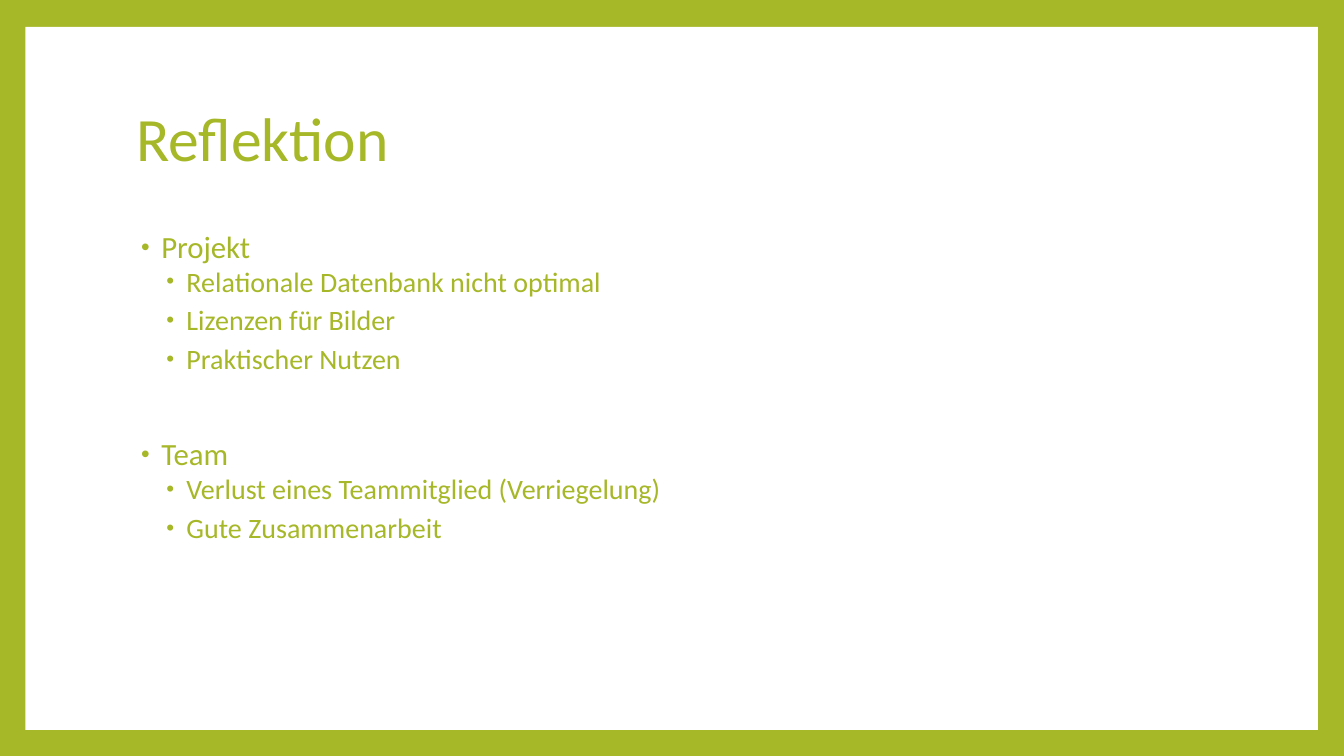
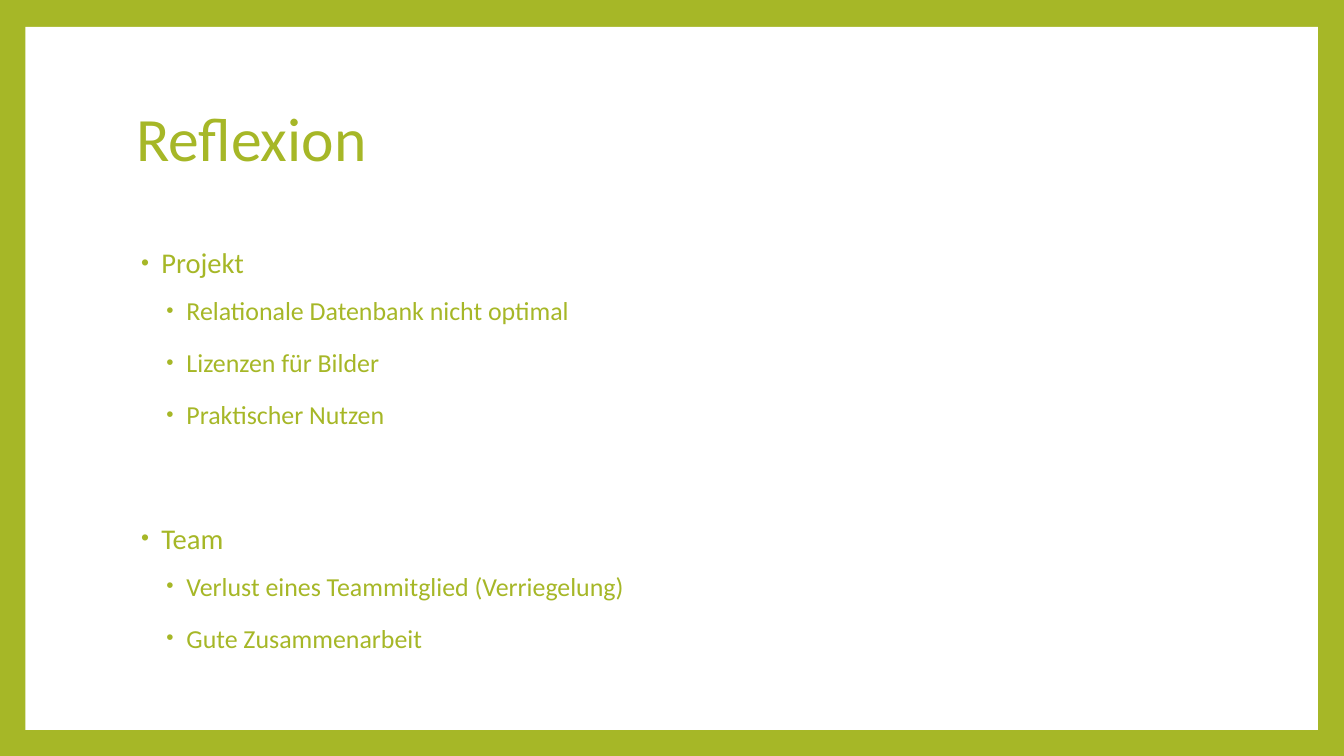
Before and after one commit to SalihColak/Cooking-Consultant, a slide deck: slide 7 of docs/Praesentation_Prototyp/end_cookingconsultant.pptx. Drawn at 1344x756 pixels with LibreOffice and Linux fonts; fonts in the diff are those of the drawing. Boxes give left, top, right and bottom in pixels: in the first picture for what was removed or moved away, otherwise in the second. Text is boxed around its words. In the diff, an @@ line names an element or a change of style, - is before the commit and + after.

```diff
--- a/docs/Praesentation_Prototyp/end_cookingconsultant.pptx
+++ b/docs/Praesentation_Prototyp/end_cookingconsultant.pptx
@@ title at bbox=[136, 118, 366, 162]: text changed @@
-Reflektion
+Reflexion
@@ text "Projekt" at bbox=[161, 253, 624, 648]: size 22 to 20.4 pt in "Projekt", "Team"; size 20 to 18.5 pt; line spacing 0.9 to 1.4 @@
```
Also in this commit, not shown: 4 other slides changed.
